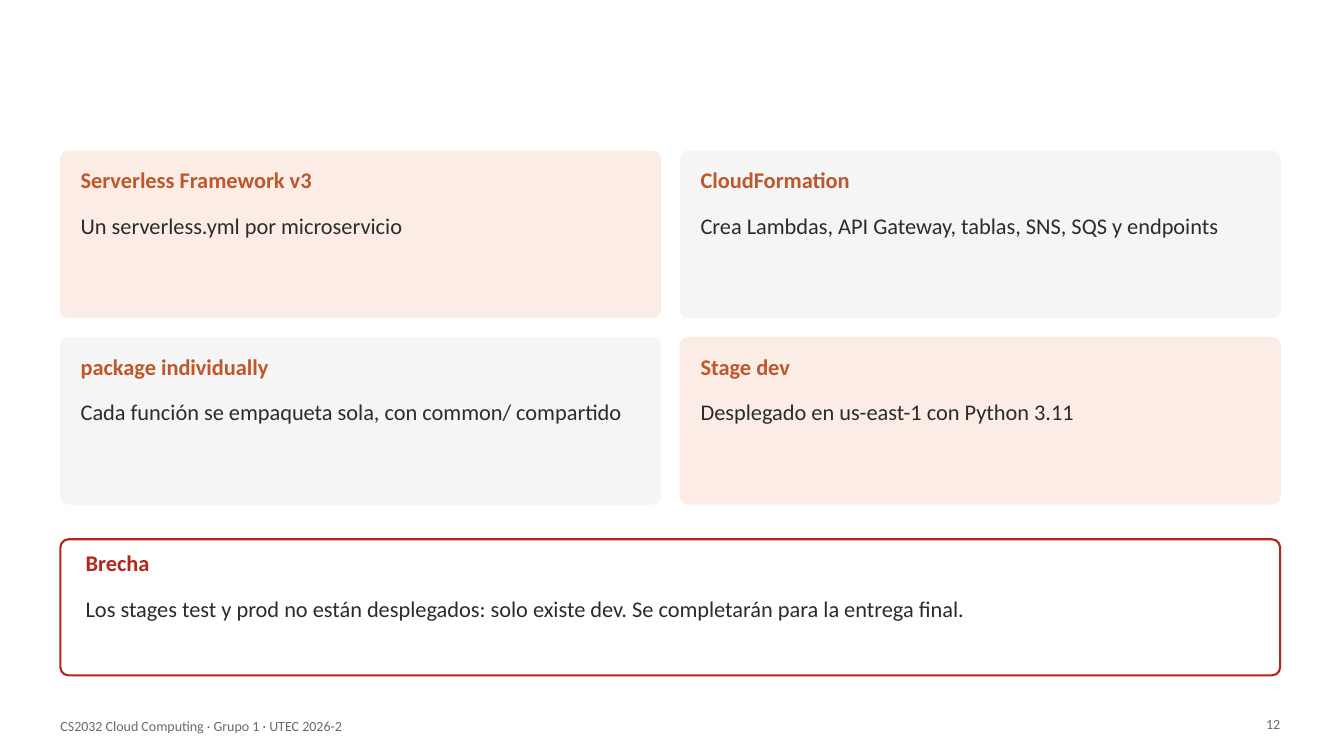
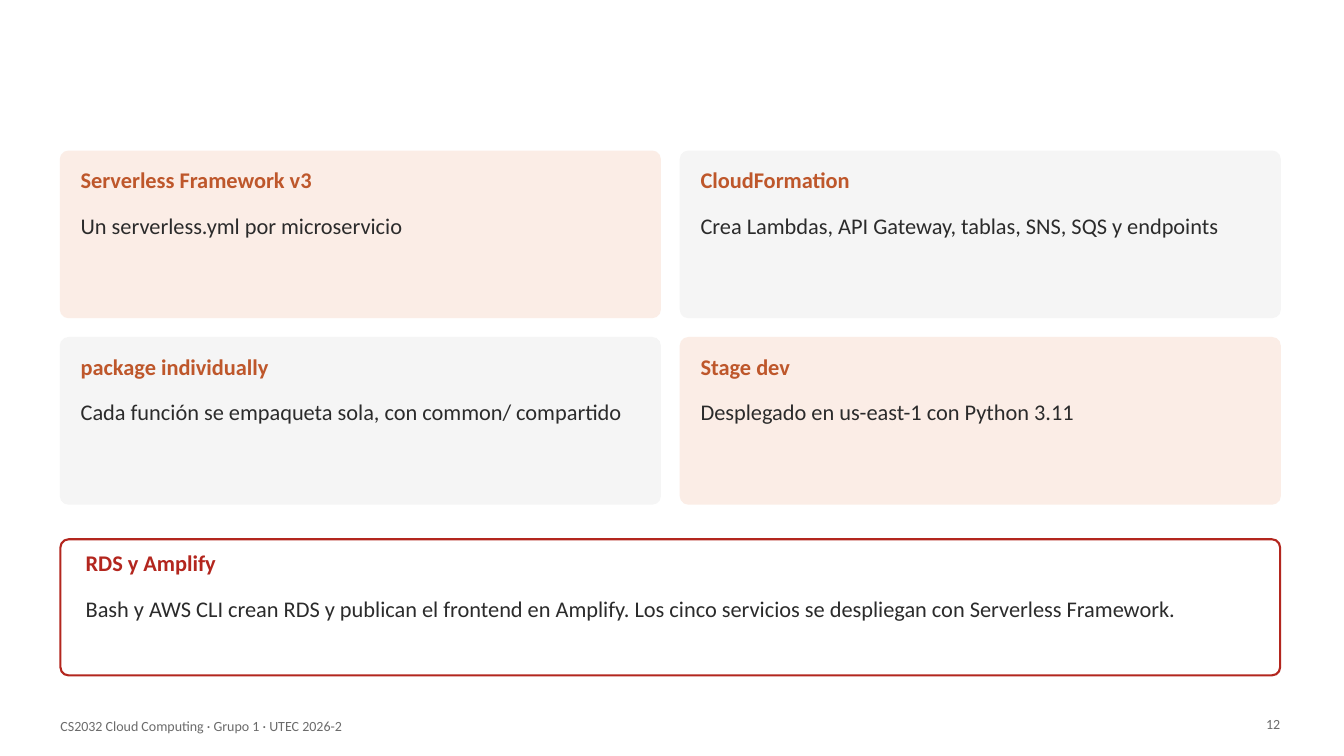
Before and after one commit to santiagodavila-ops/Proyecto-Final-Cloud-Computing-v2, a slide deck: slide 12 of presentacion/Presentacion_CS2032_Grupo1.pptx. Drawn at 1344x756 pixels with LibreOffice and Linux fonts; fonts in the diff are those of the drawing. Boxes give left, top, right and bottom in pixels: in the first picture for what was removed or moved away, otherwise in the second. Text is boxed around its words. In the diff, an @@ line names an element or a change of style, - is before the commit and + after.

```diff
--- a/presentacion/Presentacion_CS2032_Grupo1.pptx
+++ b/presentacion/Presentacion_CS2032_Grupo1.pptx
@@ text at (x1=86, y1=555, x2=215, y2=575): text changed @@
-Brecha
+RDS y Amplify
@@ text at (x1=86, y1=601, x2=1175, y2=621): text changed @@
-Los stages test y prod no están desplegados: solo existe dev. Se completarán para la entrega final.
+Bash y AWS CLI crean RDS y publican el frontend en Amplify. Los cinco servicios se despliegan con Serverless Framework.
```
Also in this commit, not shown: 15 other slides changed, 2 other files.
